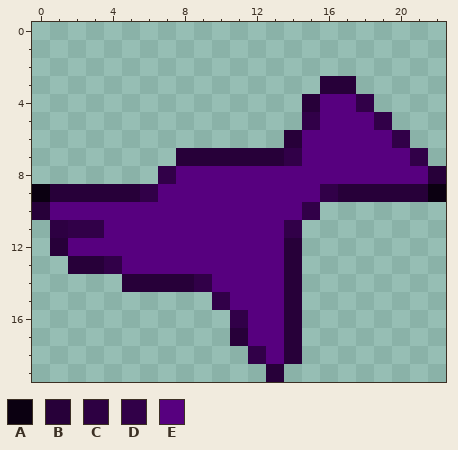
File history of a pixel-art sprite, floor/processor/images/Panto2019/Sky/pterodactyl_1.png. That is the earlier state.
The file is 23x20 pixels. Pixels under 10% opacity are left out. Colours within 5 levels of each other are drawn and written as one.
Palette (. is transparent): A #0b0011  B #270039  C #2d0042  D #310048  E #57007f
After:
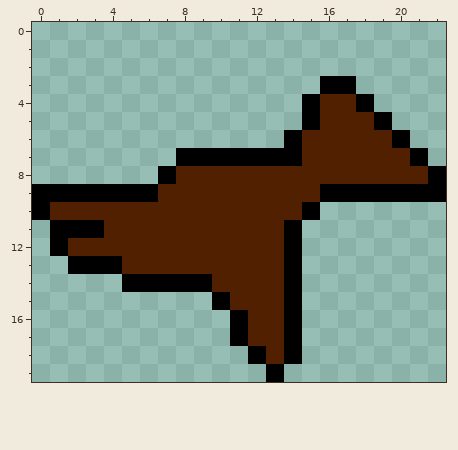
Author's note on the commit: Recolour pterodactyls
From old to new:
colour B: #270039 -> #000000
colour E: #57007f -> #512000
y 4: x 18 D -> B
y 5: x 15 D -> B; x 19 D -> B
y 6: x 20 D -> B
y 7: x 14 D -> B; x 21 D -> B
y 8: x 7 D -> B
y 9: x 0 A -> B; x 6 D -> B; x 16 D -> B; x 22 A -> B
y 10: x 15 D -> B
y 11: x 1..3 CDD -> BBB; x 14 D -> B
y 13: x 4 D -> B
y 14: x 9 D -> B
y 15: x 10 D -> B
y 16: x 11 D -> B
y 18: x 12 D -> B
